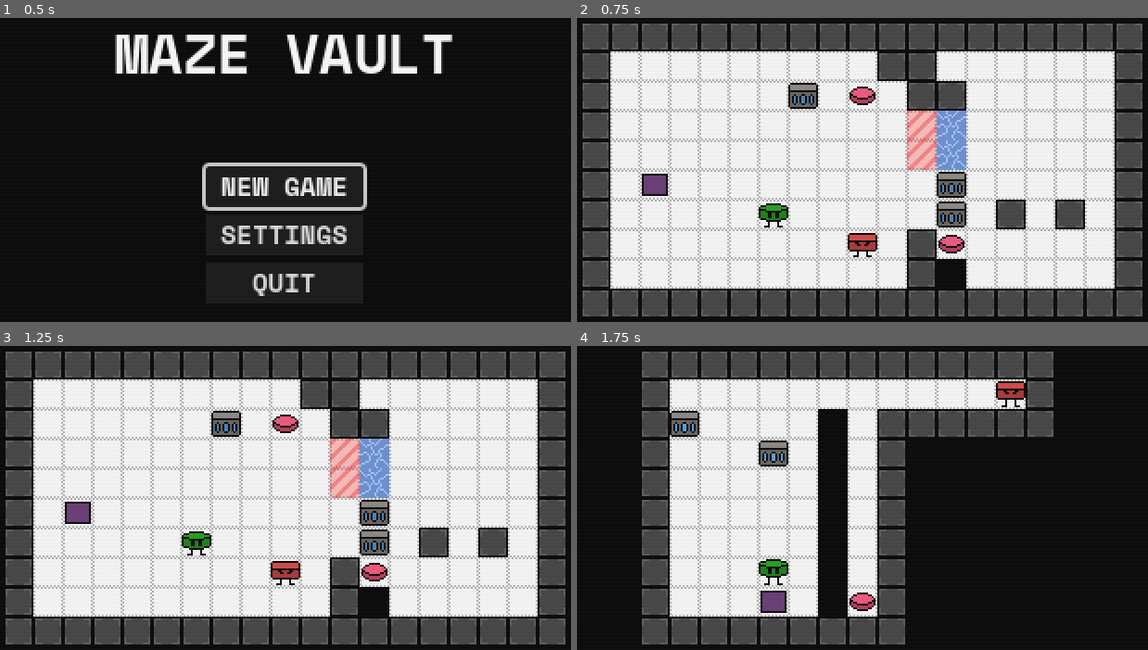
Above: before the commit, frames 1-4 (two rows, left to right).
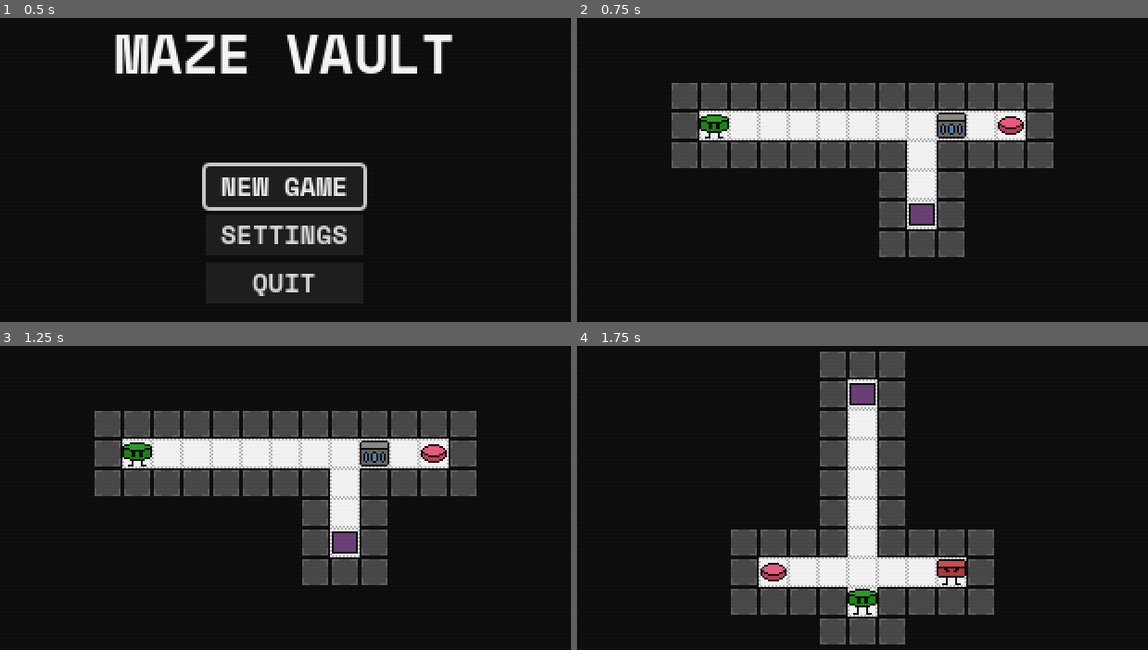
Above: after the commit, the same moments.

Repository: daredakke/maze-vault
Game: Godot game, scene res://scenes/game.tscn
Same seed, same stepped clock (60 frames per second), same inputs: the game is played once before the commit and once after it.
Inputs:
- Up to frame 1 (0.5 s): no input
- Up to frame 2 (0.75 s): click "NEW GAME" at 0.5 s
- Up to frame 3 (1.25 s): no input
- Up to frame 4 (1.75 s): tap Enter (ui_accept) at 1.25, 1.52 s; hold Right (right) from 1.28 s (still down); tap P (TEST_next_level) at 1.35 s

Frame 1 is identical in both runs. In frame 2, 82% of the frame differs, in the area x 0-100%, y 1-99%; in frame 3, 82%; in frame 4, 42%.

Commit message:
Add new levels
Also fix bug where player would be killed by friendly robot, but only when colliding with them then trying to move away.

Diff:
--- /dev/null
+++ b/scenes/levels/level_01.tscn
@@ -0,0 +1,11 @@
+[gd_scene format=3 uid="uid://ce1dr7a6qup1t"]
+
+[node name="Level01" type="Node2D"]
+
+[node name="Walls" type="Node2D" parent="."]
+
+[node name="Entities" type="Node2D" parent="."]
+
+[node name="Interactables" type="Node2D" parent="."]
+
+[node name="BG" type="Node2D" parent="."]
--- /dev/null
+++ b/scenes/levels/level_02.tscn
@@ -0,0 +1,157 @@
+[gd_scene load_steps=7 format=3 uid="uid://dwwctmic1chh5"]
+
+[ext_resource type="PackedScene" uid="uid://bh36j4ina3tjr" path="res://scenes/wall.tscn" id="1_md2l1"]
+[ext_resource type="PackedScene" uid="uid://ciaf6xdrrx2v4" path="res://scenes/player.tscn" id="2_wxi3b"]
+[ext_resource type="PackedScene" uid="uid://ddx07vxha00k4" path="res://scenes/teleporter.tscn" id="3_trq4b"]
+[ext_resource type="PackedScene" uid="uid://kohl4tehhnkq" path="res://scenes/floor_button.tscn" id="4_t1nvo"]
+[ext_resource type="PackedScene" uid="uid://dop7wr7kmcvdl" path="res://scenes/box.tscn" id="5_pup8a"]
+[ext_resource type="PackedScene" uid="uid://dhbty1ajjnn6n" path="res://scenes/black_bg.tscn" id="6_0camm"]
+
+[node name="Level02" type="Node2D"]
+
+[node name="Walls" type="Node2D" parent="."]
+
+[node name="Wall" parent="Walls" instance=ExtResource("1_md2l1")]
+position = Vector2(112, 48)
+
+[node name="Wall2" parent="Walls" instance=ExtResource("1_md2l1")]
+position = Vector2(128, 48)
+
+[node name="Wall3" parent="Walls" instance=ExtResource("1_md2l1")]
+position = Vector2(96, 48)
+
+[node name="Wall4" parent="Walls" instance=ExtResource("1_md2l1")]
+position = Vector2(80, 48)
+
+[node name="Wall5" parent="Walls" instance=ExtResource("1_md2l1")]
+position = Vector2(64, 48)
+
+[node name="Wall6" parent="Walls" instance=ExtResource("1_md2l1")]
+position = Vector2(64, 64)
+
+[node name="Wall7" parent="Walls" instance=ExtResource("1_md2l1")]
+position = Vector2(64, 80)
+
+[node name="Wall8" parent="Walls" instance=ExtResource("1_md2l1")]
+position = Vector2(80, 80)
+
+[node name="Wall9" parent="Walls" instance=ExtResource("1_md2l1")]
+position = Vector2(96, 80)
+
+[node name="Wall10" parent="Walls" instance=ExtResource("1_md2l1")]
+position = Vector2(112, 80)
+
+[node name="Wall11" parent="Walls" instance=ExtResource("1_md2l1")]
+position = Vector2(128, 80)
+
+[node name="Wall12" parent="Walls" instance=ExtResource("1_md2l1")]
+position = Vector2(144, 80)
+
+[node name="Wall13" parent="Walls" instance=ExtResource("1_md2l1")]
+position = Vector2(160, 80)
+
+[node name="Wall14" parent="Walls" instance=ExtResource("1_md2l1")]
+position = Vector2(176, 80)
+
+[node name="Wall15" parent="Walls" instance=ExtResource("1_md2l1")]
+position = Vector2(160, 48)
+
+[node name="Wall16" parent="Walls" instance=ExtResource("1_md2l1")]
+position = Vector2(208, 80)
+
+[node name="Wall17" parent="Walls" instance=ExtResource("1_md2l1")]
+position = Vector2(224, 80)
+
+[node name="Wall18" parent="Walls" instance=ExtResource("1_md2l1")]
+position = Vector2(240, 80)
+
+[node name="Wall19" parent="Walls" instance=ExtResource("1_md2l1")]
+position = Vector2(256, 80)
+
+[node name="Wall20" parent="Walls" instance=ExtResource("1_md2l1")]
+position = Vector2(256, 64)
+
+[node name="Wall21" parent="Walls" instance=ExtResource("1_md2l1")]
+position = Vector2(256, 48)
+
+[node name="Wall28" parent="Walls" instance=ExtResource("1_md2l1")]
+position = Vector2(176, 128)
+
+[node name="Wall29" parent="Walls" instance=ExtResource("1_md2l1")]
+position = Vector2(176, 112)
+
+[node name="Wall30" parent="Walls" instance=ExtResource("1_md2l1")]
+position = Vector2(176, 96)
+
+[node name="Wall31" parent="Walls" instance=ExtResource("1_md2l1")]
+position = Vector2(208, 128)
+
+[node name="Wall34" parent="Walls" instance=ExtResource("1_md2l1")]
+position = Vector2(192, 128)
+
+[node name="Wall32" parent="Walls" instance=ExtResource("1_md2l1")]
+position = Vector2(208, 112)
+
+[node name="Wall33" parent="Walls" instance=ExtResource("1_md2l1")]
+position = Vector2(208, 96)
+
+[node name="Wall22" parent="Walls" instance=ExtResource("1_md2l1")]
+position = Vector2(240, 48)
+
+[node name="Wall23" parent="Walls" instance=ExtResource("1_md2l1")]
+position = Vector2(224, 48)
+
+[node name="Wall24" parent="Walls" instance=ExtResource("1_md2l1")]
+position = Vector2(208, 48)
+
+[node name="Wall25" parent="Walls" instance=ExtResource("1_md2l1")]
+position = Vector2(192, 48)
+
+[node name="Wall26" parent="Walls" instance=ExtResource("1_md2l1")]
+position = Vector2(176, 48)
+
+[node name="Wall27" parent="Walls" instance=ExtResource("1_md2l1")]
+position = Vector2(144, 48)
+
+[node name="Entities" type="Node2D" parent="."]
+
+[node name="Player" parent="Entities" instance=ExtResource("2_wxi3b")]
+position = Vector2(80, 64)
+
+[node name="Interactables" type="Node2D" parent="."]
+
+[node name="Teleporter" parent="Interactables" node_paths=PackedStringArray("buttons") instance=ExtResource("3_trq4b")]
+position = Vector2(192, 112)
+buttons = [NodePath("../FloorButton")]
+
+[node name="FloorButton" parent="Interactables" instance=ExtResource("4_t1nvo")]
+position = Vector2(240, 64)
+
+[node name="Box" parent="Interactables" instance=ExtResource("5_pup8a")]
+position = Vector2(208, 64)
+
+[node name="BG" type="Node2D" parent="."]
+
+[node name="BlackBG" parent="BG" instance=ExtResource("6_0camm")]
+position = Vector2(88, 128)
+scale = Vector2(11, 6)
+
+[node name="BlackBG2" parent="BG" instance=ExtResource("6_0camm")]
+position = Vector2(160, 24)
+scale = Vector2(20, 3)
+
+[node name="BlackBG3" parent="BG" instance=ExtResource("6_0camm")]
+position = Vector2(264, 128)
+scale = Vector2(7, 6)
+
+[node name="BlackBG4" parent="BG" instance=ExtResource("6_0camm")]
+position = Vector2(288, 64)
+scale = Vector2(4, 4)
+
+[node name="BlackBG5" parent="BG" instance=ExtResource("6_0camm")]
+position = Vector2(192, 152)
+scale = Vector2(4, 3)
+
+[node name="BlackBG6" parent="BG" instance=ExtResource("6_0camm")]
+position = Vector2(32, 64)
+scale = Vector2(4, 3)
--- /dev/null
+++ b/scenes/levels/level_03.tscn
@@ -0,0 +1,158 @@
+[gd_scene load_steps=7 format=3 uid="uid://bx4wd4xcvhf48"]
+
+[ext_resource type="PackedScene" uid="uid://bh36j4ina3tjr" path="res://scenes/wall.tscn" id="1_emu0w"]
+[ext_resource type="PackedScene" uid="uid://ciaf6xdrrx2v4" path="res://scenes/player.tscn" id="2_q6shd"]
+[ext_resource type="PackedScene" uid="uid://c2uip3188o5lx" path="res://scenes/robot.tscn" id="3_4v22s"]
+[ext_resource type="PackedScene" uid="uid://ddx07vxha00k4" path="res://scenes/teleporter.tscn" id="4_x4io8"]
+[ext_resource type="PackedScene" uid="uid://kohl4tehhnkq" path="res://scenes/floor_button.tscn" id="5_m8xwy"]
+[ext_resource type="PackedScene" uid="uid://dhbty1ajjnn6n" path="res://scenes/black_bg.tscn" id="6_4378s"]
+
+[node name="Level03" type="Node2D"]
+
+[node name="Walls" type="Node2D" parent="."]
+
+[node name="Wall" parent="Walls" instance=ExtResource("1_emu0w")]
+position = Vector2(96, 128)
+
+[node name="Wall4" parent="Walls" instance=ExtResource("1_emu0w")]
+position = Vector2(224, 128)
+
+[node name="Wall37" parent="Walls" instance=ExtResource("1_emu0w")]
+position = Vector2(176, 64)
+
+[node name="Wall38" parent="Walls" instance=ExtResource("1_emu0w")]
+position = Vector2(176, 48)
+
+[node name="Wall39" parent="Walls" instance=ExtResource("1_emu0w")]
+position = Vector2(176, 80)
+
+[node name="Wall40" parent="Walls" instance=ExtResource("1_emu0w")]
+position = Vector2(144, 64)
+
+[node name="Wall41" parent="Walls" instance=ExtResource("1_emu0w")]
+position = Vector2(144, 48)
+
+[node name="Wall42" parent="Walls" instance=ExtResource("1_emu0w")]
+position = Vector2(144, 80)
+
+[node name="Wall7" parent="Walls" instance=ExtResource("1_emu0w")]
+position = Vector2(176, 96)
+
+[node name="Wall8" parent="Walls" instance=ExtResource("1_emu0w")]
+position = Vector2(176, 144)
+
+[node name="Wall19" parent="Walls" instance=ExtResource("1_emu0w")]
+position = Vector2(160, 160)
+
+[node name="Wall20" parent="Walls" instance=ExtResource("1_emu0w")]
+position = Vector2(160, 16)
+
+[node name="Wall9" parent="Walls" instance=ExtResource("1_emu0w")]
+position = Vector2(176, 160)
+
+[node name="Wall10" parent="Walls" instance=ExtResource("1_emu0w")]
+position = Vector2(176, 32)
+
+[node name="Wall11" parent="Walls" instance=ExtResource("1_emu0w")]
+position = Vector2(176, 16)
+
+[node name="Wall12" parent="Walls" instance=ExtResource("1_emu0w")]
+position = Vector2(176, 112)
+
+[node name="Wall21" parent="Walls" instance=ExtResource("1_emu0w")]
+position = Vector2(192, 112)
+
+[node name="Wall22" parent="Walls" instance=ExtResource("1_emu0w")]
+position = Vector2(208, 112)
+
+[node name="Wall23" parent="Walls" instance=ExtResource("1_emu0w")]
+position = Vector2(224, 112)
+
+[node name="Wall25" parent="Walls" instance=ExtResource("1_emu0w")]
+position = Vector2(192, 144)
+
+[node name="Wall26" parent="Walls" instance=ExtResource("1_emu0w")]
+position = Vector2(208, 144)
+
+[node name="Wall27" parent="Walls" instance=ExtResource("1_emu0w")]
+position = Vector2(224, 144)
+
+[node name="Wall30" parent="Walls" instance=ExtResource("1_emu0w")]
+position = Vector2(96, 144)
+
+[node name="Wall31" parent="Walls" instance=ExtResource("1_emu0w")]
+position = Vector2(112, 144)
+
+[node name="Wall32" parent="Walls" instance=ExtResource("1_emu0w")]
+position = Vector2(128, 144)
+
+[node name="Wall34" parent="Walls" instance=ExtResource("1_emu0w")]
+position = Vector2(96, 112)
+
+[node name="Wall35" parent="Walls" instance=ExtResource("1_emu0w")]
+position = Vector2(112, 112)
+
+[node name="Wall36" parent="Walls" instance=ExtResource("1_emu0w")]
+position = Vector2(128, 112)
+
+[node name="Wall13" parent="Walls" instance=ExtResource("1_emu0w")]
+position = Vector2(144, 32)
+
+[node name="Wall14" parent="Walls" instance=ExtResource("1_emu0w")]
+position = Vector2(144, 16)
+
+[node name="Wall15" parent="Walls" instance=ExtResource("1_emu0w")]
+position = Vector2(144, 112)
+
+[node name="Wall16" parent="Walls" instance=ExtResource("1_emu0w")]
+position = Vector2(144, 96)
+
+[node name="Wall17" parent="Walls" instance=ExtResource("1_emu0w")]
+position = Vector2(144, 144)
+
+[node name="Wall18" parent="Walls" instance=ExtResource("1_emu0w")]
+position = Vector2(144, 160)
+
+[node name="Entities" type="Node2D" parent="."]
+
+[node name="Player" parent="Entities" instance=ExtResource("2_q6shd")]
+position = Vector2(160, 144)
+
+[node name="Robot" parent="Entities" instance=ExtResource("3_4v22s")]
+position = Vector2(208, 128)
+is_player = false
+
+[node name="Interactables" type="Node2D" parent="."]
+
+[node name="Teleporter" parent="Interactables" node_paths=PackedStringArray("buttons") instance=ExtResource("4_x4io8")]
+position = Vector2(160, 32)
+buttons = [NodePath("../FloorButton")]
+
+[node name="FloorButton" parent="Interactables" instance=ExtResource("5_m8xwy")]
+position = Vector2(112, 128)
+
+[node name="BG" type="Node2D" parent="."]
+
+[node name="BlackBG" parent="BG" instance=ExtResource("6_4378s")]
+position = Vector2(48, 88)
+scale = Vector2(6, 11)
+
+[node name="BlackBG2" parent="BG" instance=ExtResource("6_4378s")]
+position = Vector2(272, 88)
+scale = Vector2(6, 11)
+
+[node name="BlackBG3" parent="BG" instance=ExtResource("6_4378s")]
+position = Vector2(208, 56)
+scale = Vector2(4, 7)
+
+[node name="BlackBG4" parent="BG" instance=ExtResource("6_4378s")]
+position = Vector2(112, 56)
+scale = Vector2(4, 7)
+
+[node name="BlackBG5" parent="BG" instance=ExtResource("6_4378s")]
+position = Vector2(120, 160)
+scale = Vector2(3, 2)
+
+[node name="BlackBG6" parent="BG" instance=ExtResource("6_4378s")]
+position = Vector2(208, 160)
+scale = Vector2(4, 2)
--- a/scenes/levels/level_test.tscn
+++ b/scenes/levels/level_test.tscn
@@ -207,6 +207,7 @@
 
 [node name="Robot" parent="Entities" instance=ExtResource("3_8bq0y")]
 position = Vector2(160, 112)
+is_player = false
 
 [node name="Boxes" type="Node2D" parent="."]
 
--- a/scenes/levels/level_test_2.tscn
+++ b/scenes/levels/level_test_2.tscn
@@ -151,7 +151,8 @@
 position = Vector2(112, 128)
 
 [node name="Robot" parent="Entities" instance=ExtResource("3_3ipq1")]
-position = Vector2(240, 32)
+position = Vector2(112, 32)
+is_player = false
 
 [node name="Boxes" type="Node2D" parent="."]
 
@@ -159,7 +160,7 @@
 position = Vector2(64, 48)
 
 [node name="Box6" parent="Boxes" instance=ExtResource("4_3mq48")]
-position = Vector2(112, 64)
+position = Vector2(96, 64)
 
 [node name="Interactables" type="Node2D" parent="."]
 
--- a/scripts/entity.gd
+++ b/scripts/entity.gd
@@ -74,10 +74,6 @@
 	if collider.is_in_group("obstacle"):
 		collision_with_obstacle.emit()
 
-	if collider.is_in_group("player"):
-		collider.destroy()
-		EventBus.level_reset.emit()
-
 
 func _get_dir_name(dir: Vector2) -> String:
 	if dir == Vector2.UP:
--- a/scripts/level.gd
+++ b/scripts/level.gd
@@ -3,10 +3,14 @@
 
 const LEVEL_TEST: PackedScene = preload("res://scenes/levels/level_test.tscn")
 const LEVEL_TEST_2: PackedScene = preload("res://scenes/levels/level_test_2.tscn")
+const LEVEL_02: PackedScene = preload("res://scenes/levels/level_02.tscn")
+const LEVEL_03: PackedScene = preload("res://scenes/levels/level_03.tscn")
+
 
 var _level_scenes: Array = [
-	LEVEL_TEST,
-	LEVEL_TEST_2,
+	LEVEL_02,
+	LEVEL_03,
+	LEVEL_TEST_2
 ]
 var _level_instances: Array
 var _current_level_index: int = 0
--- a/scripts/robot.gd
+++ b/scripts/robot.gd
@@ -99,3 +99,14 @@
 			_moving_to_target = true
 			_can_move_boxes = false
 			return
+
+
+func _move(dir: Vector2) -> void:
+	super._move(dir)
+
+	if collision_ray.is_colliding():
+		var collider := collision_ray.get_collider()
+
+		if not is_controlled and collider.is_in_group("player"):
+			collider.destroy()
+			EventBus.level_reset.emit()
